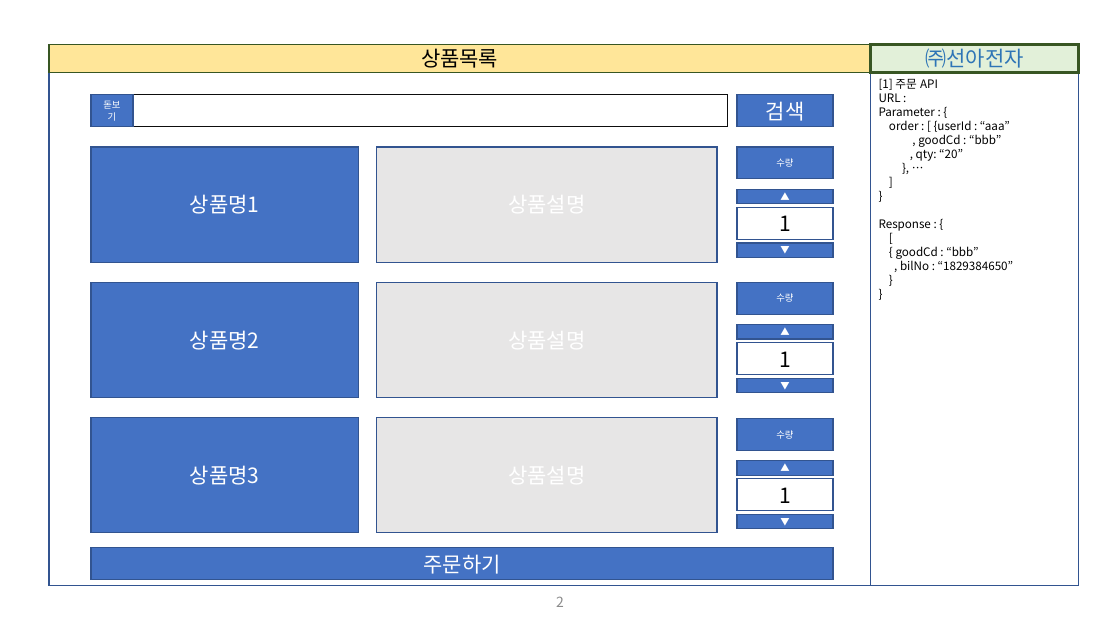
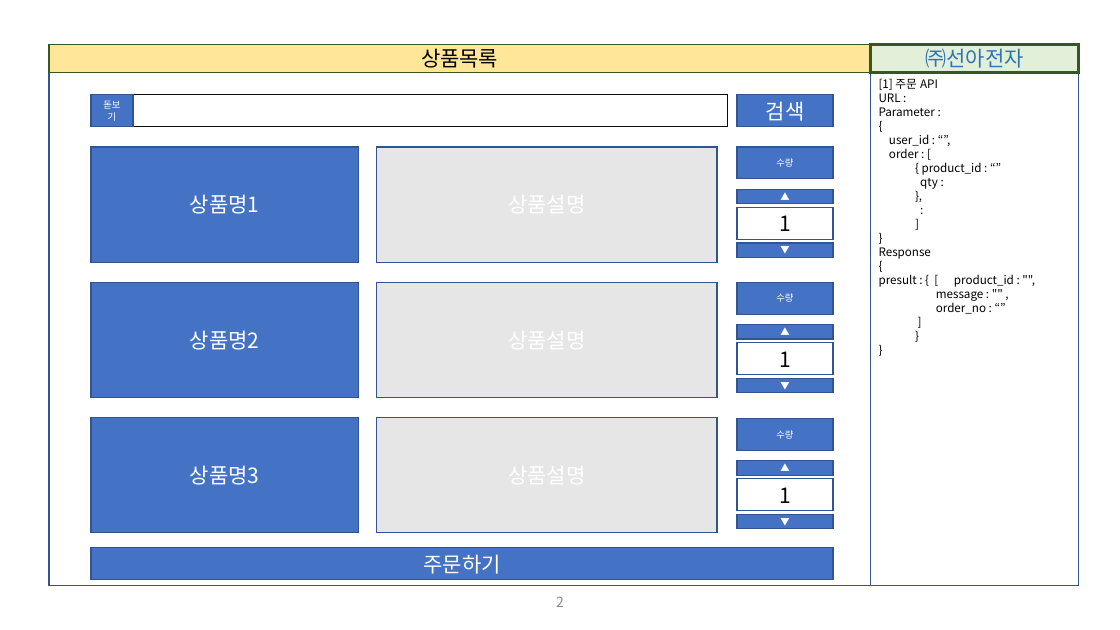
Before and after one commit to Charves-dev/ESupply, a slide deck: slide 2 of 설계/01. 화면정의서/ESupply_화면정의서.pptx. Drawn at 1120x630 pixels with LibreOffice and Linux fonts; fonts in the diff are those of the drawing. Boxes give left, top, right and bottom in pixels: in the first picture for what was removed or moved away, otherwise in the second. Text is boxed around its words. In the diff, an @@ line names an element or a change of style, - is before the commit and + after.

```diff
--- a/설계/01. 화면정의서/ESupply_화면정의서.pptx
+++ b/설계/01. 화면정의서/ESupply_화면정의서.pptx
@@ text in rectangle at <box>879,107,982,189</box>: text changed @@
-Parameter : {
-order : [ {userId : “aaa”
-, goodCd : “bbb”
-, qty: “20”
-}, …
+Parameter :
+{
+user_id : “”,
+order : [
+{ product_id : “”
+qty :
+},
+:
@@ text in rectangle at <box>879,247,1014,314</box>: text changed @@
-Response : {
-[
-{ goodCd : “bbb”
-, bilNo : “1829384650”
-}
-}
+Response
+{
+presult : { [ product_id : "",
+message : "" ,
+order_no : “”
+]
+}
+}
```
Also in this commit, not shown: 2 other files.
